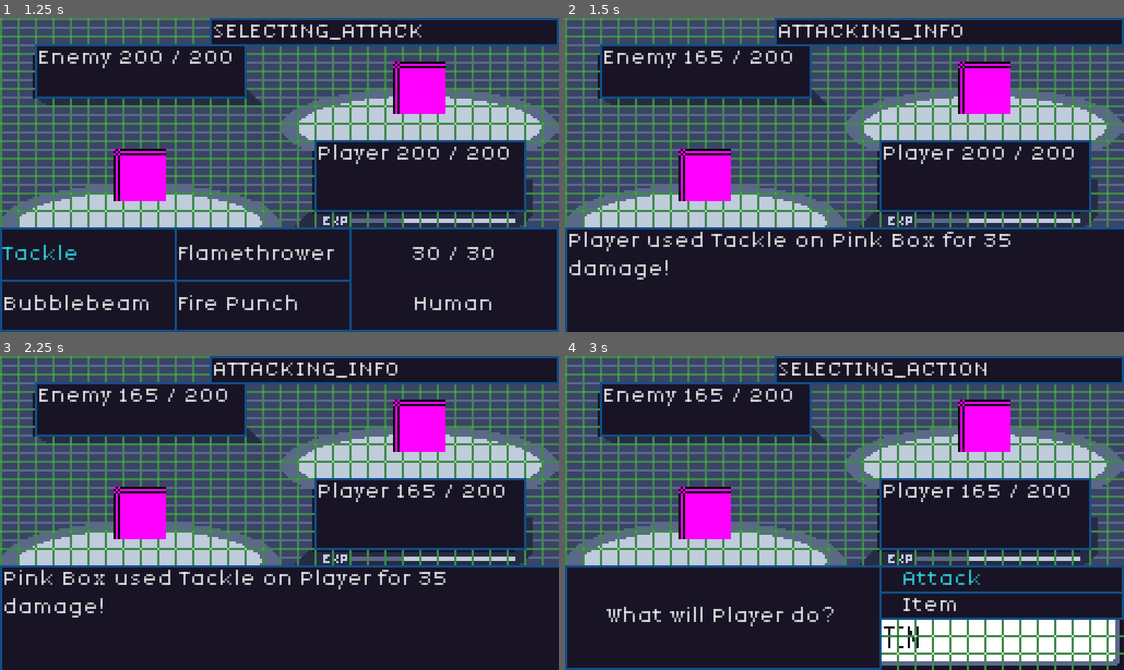
Above: before the commit, frames 1-4 (two rows, left to right).
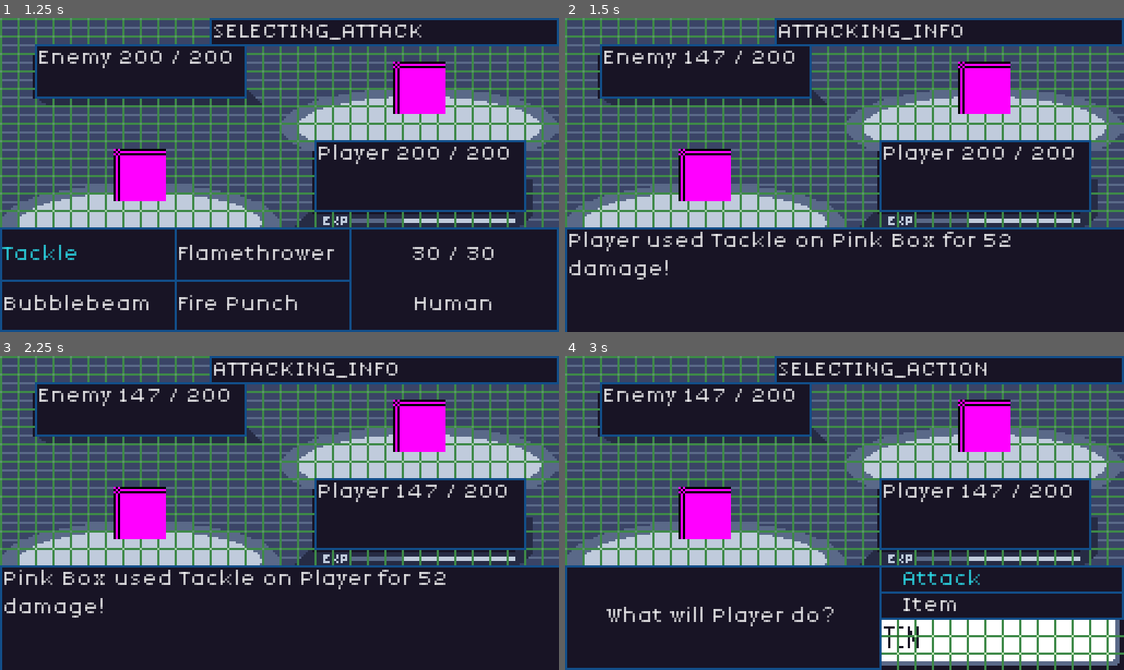
Above: after the commit, the same moments.

Repository: JakeTaussig/rpg-rougelike
Game: Godot game, scene res://scenes/battle.tscn
Same seed, same stepped clock (60 frames per second), same inputs: the game is played once before the commit and once after it.
Inputs:
- Up to frame 1 (1.25 s): click "Attack" at 0.5 s
- Up to frame 2 (1.5 s): click "Tackle" at 1.25 s
- Up to frame 3 (2.25 s): click "Continue" at 2 s
- Up to frame 4 (3 s): click "Continue" at 2.75 s

Frame 1 is identical in both runs. In frame 2, 0.4% of the frame differs, in the area x 23-80%, y 10-73%; in frame 3, 0.7%, in the area x 23-91%, y 10-73%; in frame 4, 0.6%.

Commit message:
Implemented attack/defense type modifiers (#12)
* Implemented attack/defense type modifiers

* Removed custom set type

* Added clarifying comment to type chart

* changed type to correct name

Diff:
--- a/scripts/battle.gd
+++ b/scripts/battle.gd
@@ -125,7 +125,7 @@
 		%PPInfo.set_theme_type_variation("RedTextLabel")
 	else:
 		%PPInfo.set_theme_type_variation("NoBorderLabel")
-	%TypeInfo.text = Move.Types.keys()[move.type]
+	%TypeInfo.text = MovesData.Type.keys()[move.type]
 
 func _render_moves():
 	for i in %Player.moves.size():
--- a/scripts/battle_participant.gd
+++ b/scripts/battle_participant.gd
@@ -26,6 +26,7 @@
 @export var luck: int = 10:
 	set(new_luck):
 		luck = max(1, new_luck)
+@export var type: MovesData.Type = MovesData.Type.Human
 var is_player = true
 var moves: Array[Move] = []
 
@@ -37,7 +38,6 @@
 	# DEBUG: for now each battle participant's moves are set to copy the global moves_list
 	for move in GameManager.moves_list:
 		moves.append(move.copy())
-
 
 func use_move(index: int, target: BattleParticipant) -> Array:
 	var move = moves[index]
@@ -53,7 +53,6 @@
 			return [move, damage]
 	return [move, 0]
 
-
 func _does_attack_hit(accuracy: int):
 	accuracy = clamp(accuracy, 0, 100)
 
@@ -67,14 +66,23 @@
 func _attack(move: Move, target: BattleParticipant, is_physical: bool) -> int:
 	var power = move.base_power
 	var damage = 0
+	var effectiveness_modifier = get_type_effectiveness(move, self, target)
 	if is_physical:
 		power = power * atk
 		damage = power / target.def
+		damage *= effectiveness_modifier
 	else:
 		power = power * sp_atk
 		damage = power / target.sp_def
+		damage *= effectiveness_modifier
 	target.hp -= damage
 	return damage
+
+func get_type_effectiveness(move: Move, attacker: BattleParticipant, defender: BattleParticipant) -> float:
+	var same_type_attack_bonus: float = 1.5 if attacker.type == move.type else 1.0
+	var atk_idx = MovesData.TYPES[move.type]
+	var def_idx = MovesData.TYPES[defender.type]
+	return MovesData.TYPE_CHART[atk_idx][def_idx] * same_type_attack_bonus
 
 # Called every frame. 'delta' is the elapsed time since the previous frame.
 func _process(delta: float) -> void:
--- a/scripts/game_manager.gd
+++ b/scripts/game_manager.gd
@@ -6,7 +6,7 @@
 	pass # Replace with function body.
 
 func _init():
-	moves_list = MovesList.new().moves
+	moves_list = MovesData.new().moves
 
 # Called every frame. 'delta' is the elapsed time since the previous frame.
 func _process(delta: float) -> void:
--- a/scripts/move.gd
+++ b/scripts/move.gd
@@ -1,12 +1,10 @@
 class_name Move extends Resource
-
-enum Types {Human, Fire, Water, Plant, Plasma, Dark, Light}
 
 enum MoveCategory {ATK, SP_ATK, EFFECT, STAT_MODIFIER}
 
 var move_name = "Bubblebeam"
 
-var type: Types = Types.Human
+var type: MovesData.Type = MovesData.Type.Human
 
 var category: MoveCategory = MoveCategory.ATK
 
@@ -32,7 +30,7 @@
 # 0 = Normal, 1 = Priority
 var priority: bool = 0
 
-func _init(_name: String, _type: Types, _category:  MoveCategory, _acc: int, _bp: int, _pp: int, _priority: bool):
+func _init(_name: String, _type: MovesData.Type, _category:  MoveCategory, _acc: int, _bp: int, _pp: int, _priority: bool):
 	move_name = _name
 	type = _type
 	category = category
--- /dev/null
+++ b/scripts/moves_data.gd
@@ -0,0 +1,37 @@
+extends Resource
+class_name MovesData
+
+var moves: Array[Move]
+
+enum Type {Human, Fire, Water, Plant, Plasma, Dark, Light}
+
+const TYPES = {
+	Type.Human: 0,
+	Type.Fire: 1,
+	Type.Water: 2,
+	Type.Plant: 3,
+	Type.Plasma: 4,
+	Type.Dark: 5,
+	Type.Light: 6
+}
+
+# Row = Attacker, Col = Defender
+const TYPE_CHART = [
+# Human Fire  Water Plant Earth Dark  Light
+[ 1.0,  1.0,  1.0,  1.0,  1.0,  1.0,  1.0 ], # Human
+[ 1.0,  1.0,  0.5,  2.0,  1.0,  0.5,  2.0 ], # Fire
+[ 1.0,  2.0,  1.0,  0.5,  2.0,  1.0,  0.5 ], # Water
+[ 1.0,  0.5,  2.0,  1.0,  2.0,  0.5,  1.0 ], # Plant
+[ 1.0,  1.0,  0.5,  0.5,  1.0,  2.0,  2.0 ], # Plasma
+[ 1.0,  2.0,  1.0,  2.0,  0.5,  1.0,  0.5 ], # Dark
+[ 1.0,  0.5,  2.0,  1.0,  0.5,  2.0,  1.0 ]  # Light
+]
+
+func _init():
+	_initialize_moves()
+
+func _initialize_moves():
+	moves.append(Move.new("Tackle", Type.Human, Move.MoveCategory.ATK, 90, 35, 30, false))
+	moves.append(Move.new("Flamethrower", Type.Fire, Move.MoveCategory.SP_ATK, 100, 100, 15, false))
+	moves.append(Move.new("Bubblebeam", Type.Water, Move.MoveCategory.SP_ATK, 100, 60, 20, false))
+	moves.append(Move.new("Fire Punch", Type.Fire, Move.MoveCategory.SP_ATK, 95, 75, 10, false))
--- a/scripts/moves_list.gd
+++ /dev/null
@@ -1,13 +0,0 @@
-extends Resource
-class_name MovesList
-
-var moves: Array[Move]
-
-func _init():
-	_initialize_moves()
-
-func _initialize_moves():
-	moves.append(Move.new("Tackle", Move.Types.Human, Move.MoveCategory.ATK, 90, 35, 30, false))
-	moves.append(Move.new("Flamethrower", Move.Types.Fire, Move.MoveCategory.SP_ATK, 100, 100, 15, false))
-	moves.append(Move.new("Bubblebeam", Move.Types.Water, Move.MoveCategory.SP_ATK, 100, 60, 20, false))
-	moves.append(Move.new("Fire Punch", Move.Types.Fire, Move.MoveCategory.SP_ATK, 95, 75, 10, false))
Renamed: scripts/moves_list.gd.uid -> scripts/moves_data.gd.uid
